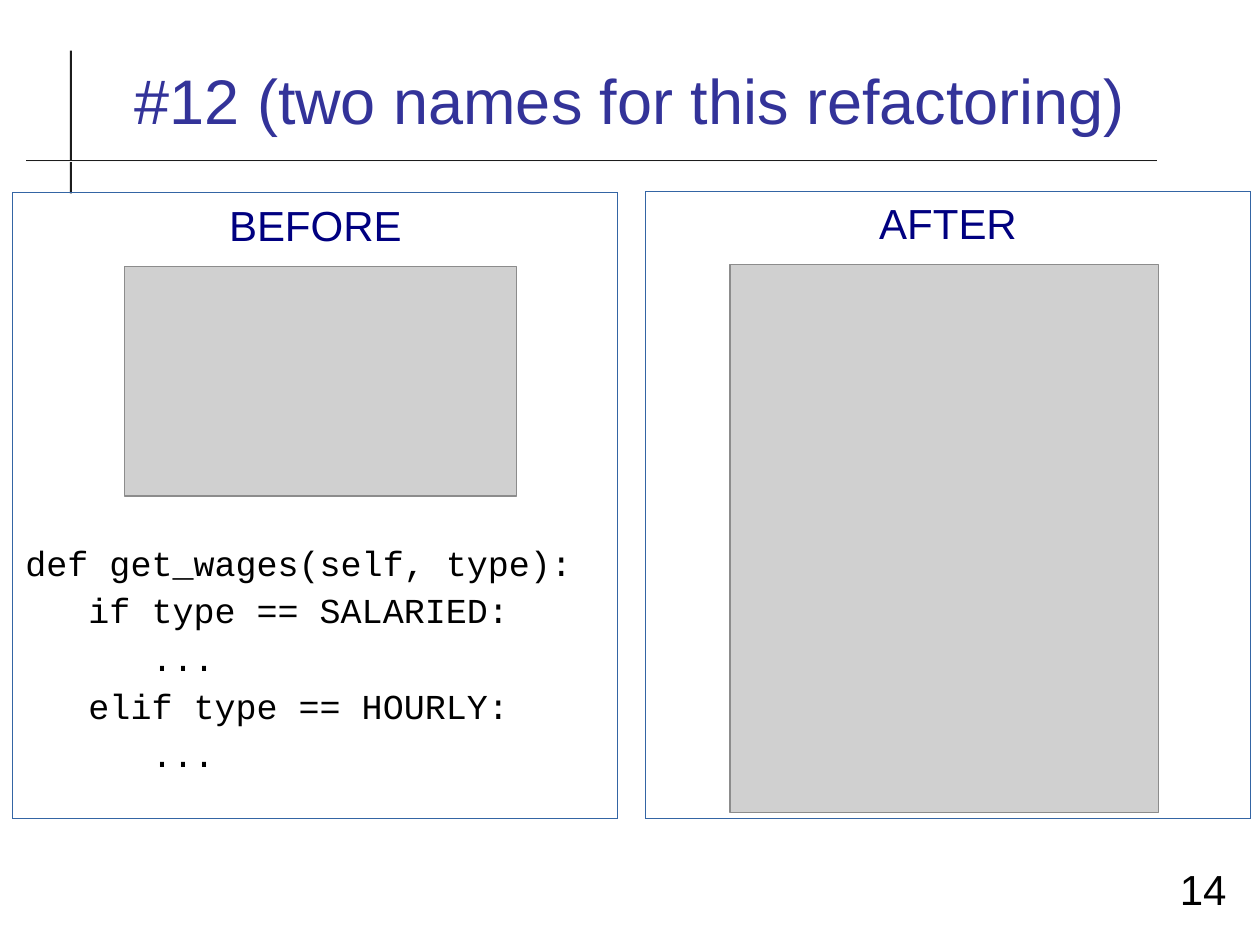
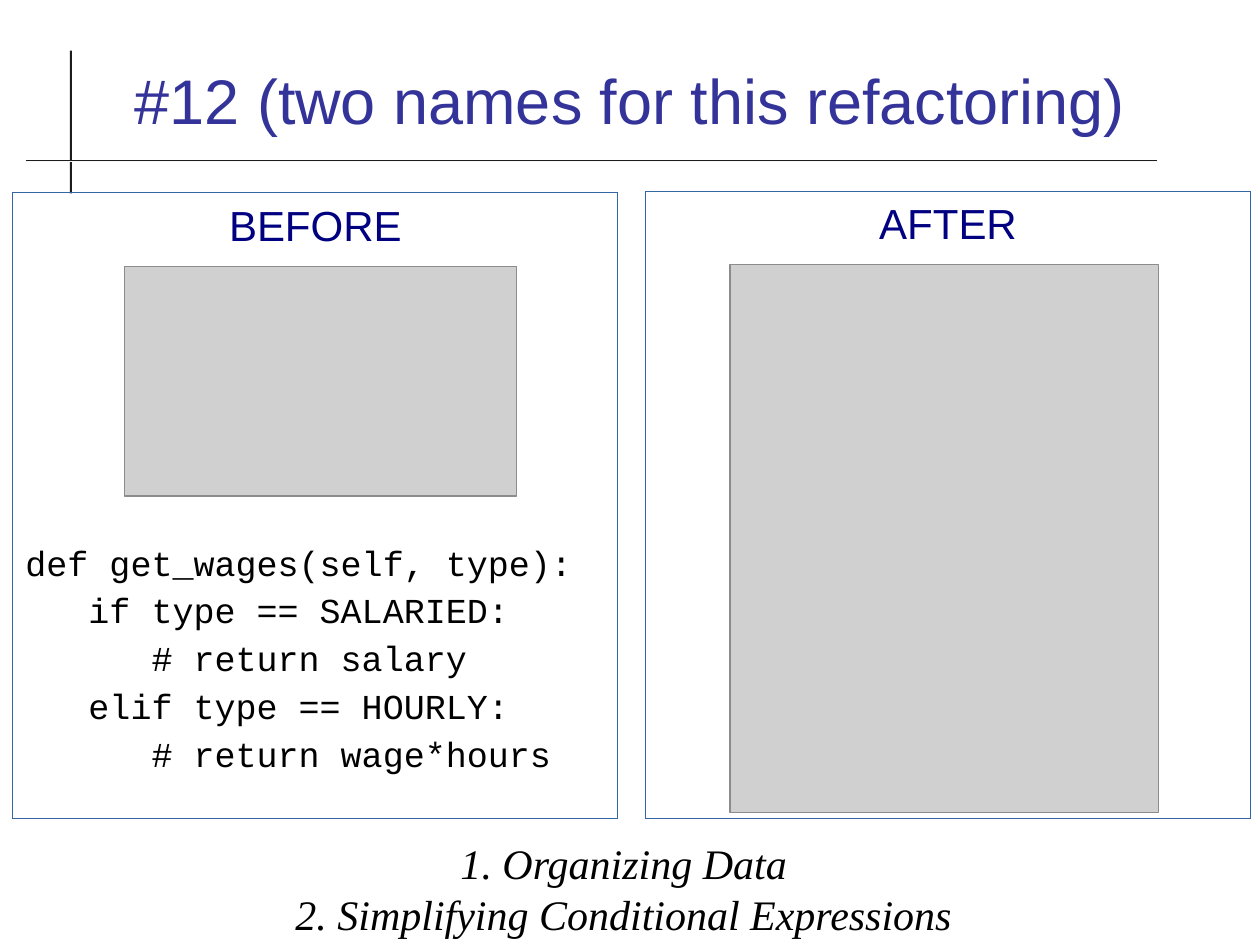
Before and after one commit to cpske/ISP, a slide deck: slide 14 of refactoring/Refactoring-Review.odp. Drawn at 1260x945 pixels with LibreOffice and Linux fonts; fonts in the diff are those of the drawing; grey boxes stand for pictures. Boxes give left, top, right and bottom in pixels: in the first picture for what was removed or moved away, otherwise in the second. Text is boxed around its words. In the diff, an @@ line names an element or a change of style, - is before the commit and + after.

Commit message:
update refactoring review examples

```diff
--- a/refactoring/Refactoring-Review.odp
+++ b/refactoring/Refactoring-Review.odp
@@ text at (194, 647, 467, 679): text changed @@
-...
+# return salary
@@ text at (194, 742, 551, 775): text changed @@
-...
+# return wage*hours
@@ text added at (295, 851, 951, 939), 24 pt, text #000000, italic @@
+1. Organizing Data
+2. Simplifying Conditional Expressions
@@ page number removed at (1180, 876, 1227, 905) @@
-14
```
Also in this commit, not shown: 13 other slides changed, 4 slides added, 3 slides removed, 1 other file.
